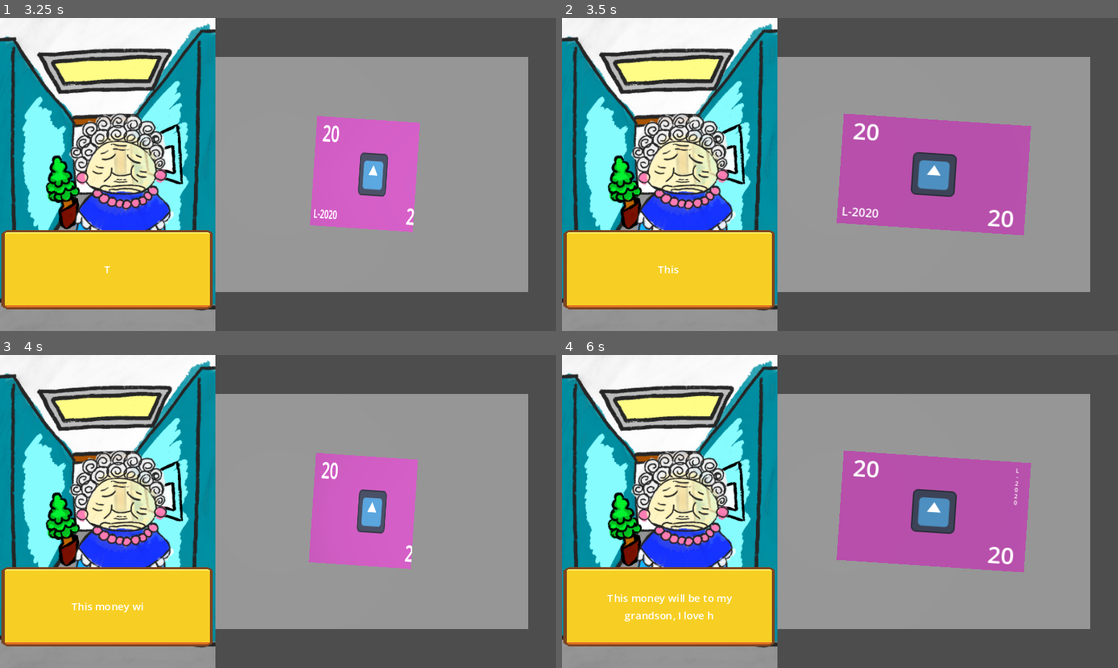
Above: before the commit, frames 1-4 (two rows, left to right).
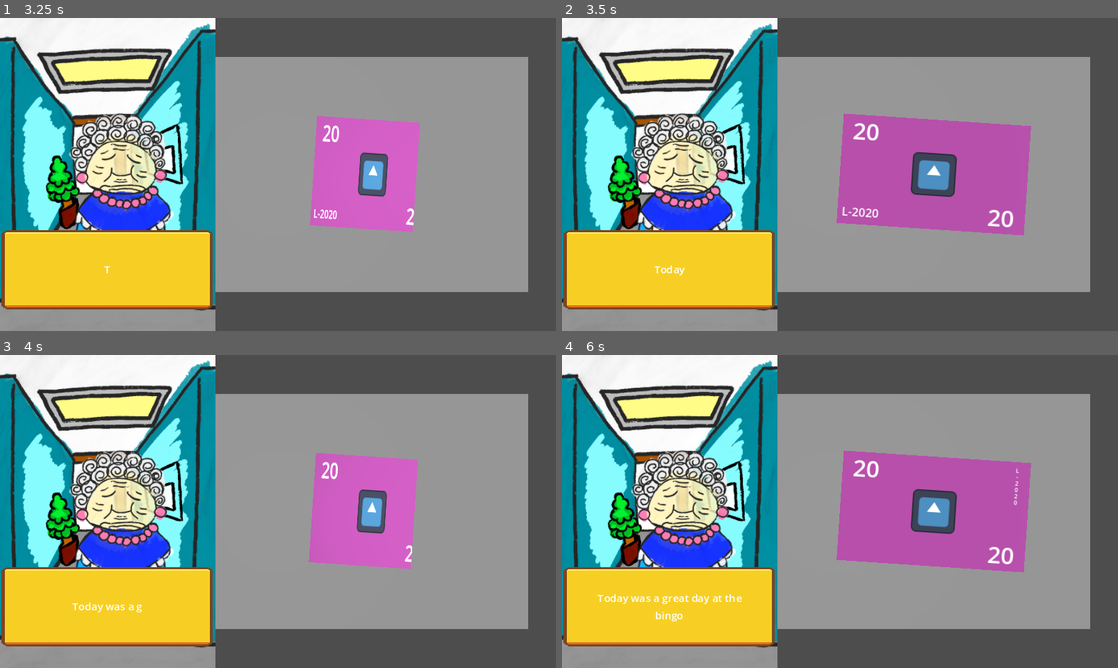
Above: after the commit, the same moments.

Repository: KaitoGameDev/brackeys-gj-2026-2
Game: Godot game, scene res://source/main.tscn
Two runs of this game, one before a commit and one after it. Both use one fixed random seed, a clock stepped at 60 frames per second and the inputs below. The engine's default icon, where the game draws it, is replaced by a stand-in: a white triangle on a blue panel in a dark square.
Inputs (mouse positions are in pixels of both pictures, inside the frame that each line leads up to):
- Up to frame 1 (3.25 s): move the mouse to (400, 158) at 0.52 s; click (400, 158) at 0.67 s; move the mouse to (166, 190) at 1.27 s; click (166, 190) at 1.42 s; move the mouse to (333, 105) at 2.02 s; click (333, 105) at 2.17 s; move the mouse to (250, 237) at 2.77 s; click (250, 237) at 2.92 s
- Up to frame 2 (3.5 s): no input
- Up to frame 3 (4 s): move the mouse to (444, 558) at 3.52 s; click (444, 558) at 3.67 s
- Up to frame 4 (6 s): move the mouse to (673, 464) at 4.27 s; click (673, 464) at 4.42 s; move the mouse to (867, 511) at 5.02 s; click (867, 511) at 5.17 s; move the mouse to (756, 433) at 5.77 s; click (756, 433) at 5.92 s

Frame 1 is identical in both runs. In frame 2, less than 0.1% of the frame differs, in the area x 16-23%, y 79-83%; in frame 3, 0.2%; in frame 4, 0.6%, in the area x 6-33%, y 76-86%.

Commit message:
emit events on client stage

Diff:
--- a/source/clients/client.gd
+++ b/source/clients/client.gd
@@ -21,10 +21,16 @@
 		func():
 			if is_end_position:
 				finished_transition.emit()
-			if stage == 1:
-				dialog.set_text(client_resource.lines.pick_random())
-				dialog.start_dialog()
+			_handle_stage()
 	)
+
+func _handle_stage() -> void:
+	if stage == 1:
+		dialog.set_text(client_resource.lines.pick_random())
+		dialog.start_dialog()
+		EventBus.send_event(OnClientEntered.new())
+	if stage == 2:
+		EventBus.send_event(OnClientExited.new())
 
 func _ready() -> void:
 	if client_resource:
